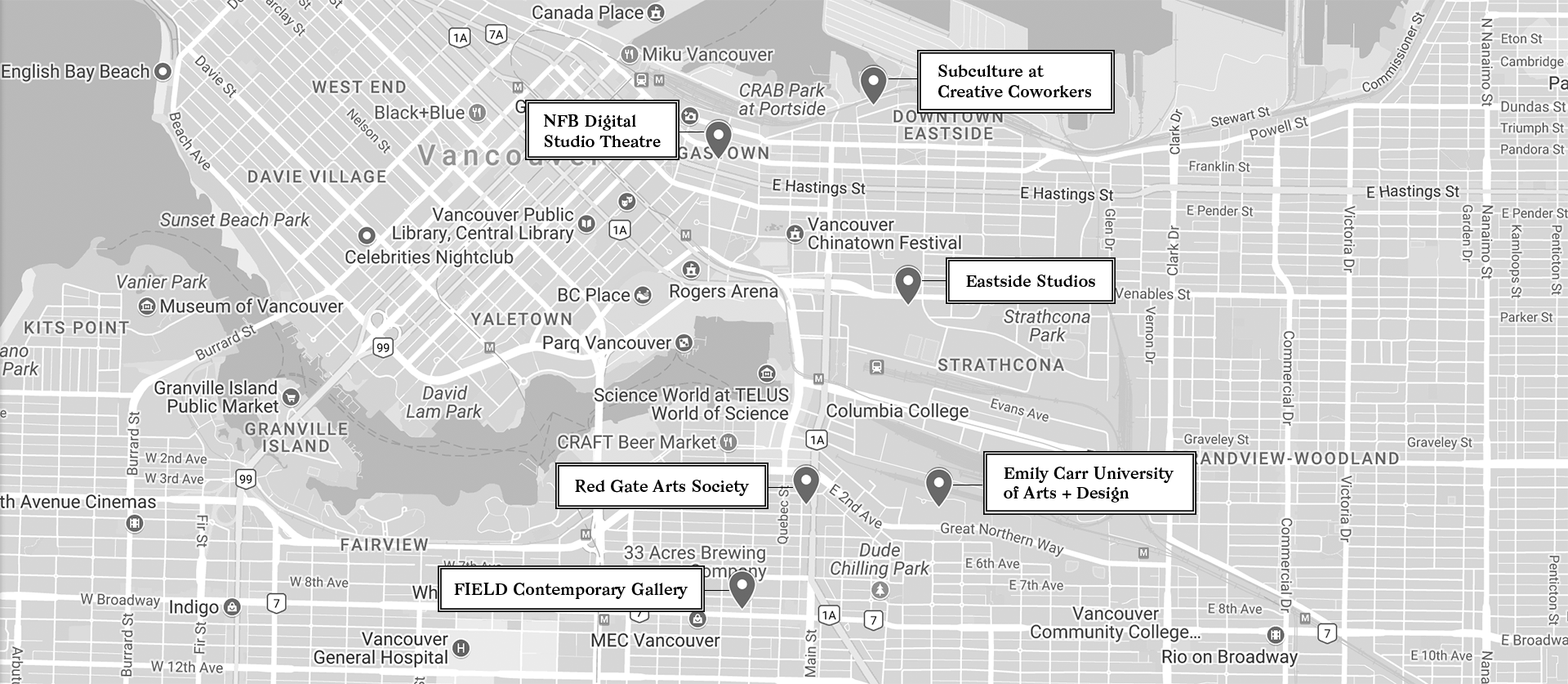
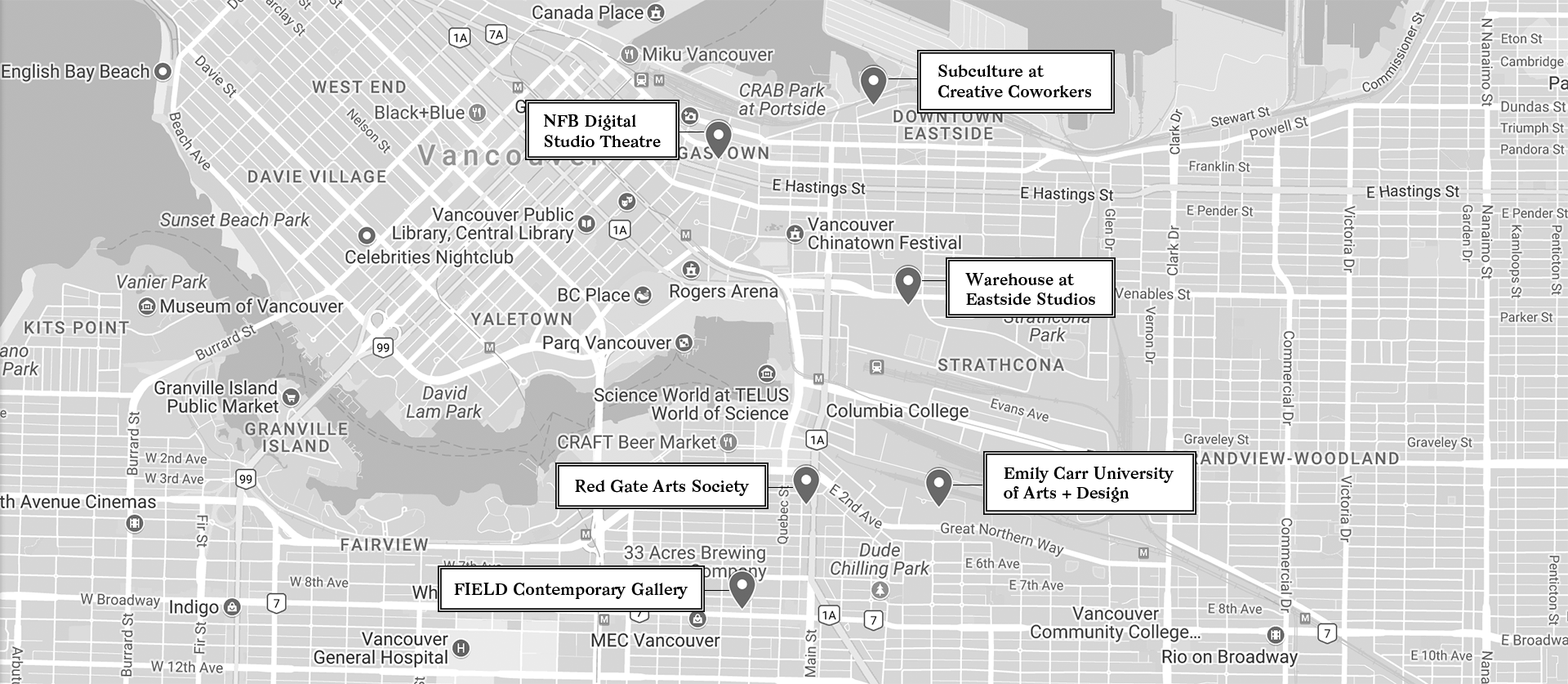
Layer changes from the first 1568×684 image to the second:
renamed "Eastside Studios" to "Warehouse at Eastside Studios", painted on it over [964, 272, 1096, 306]
painted on "Rectangle 1" (2nd of 6, in "Eastside Studios") over [948, 260, 1114, 316]
painted on "Rectangle 1 copy" (2nd of 6, in "Eastside Studios") over [945, 258, 1116, 318]
